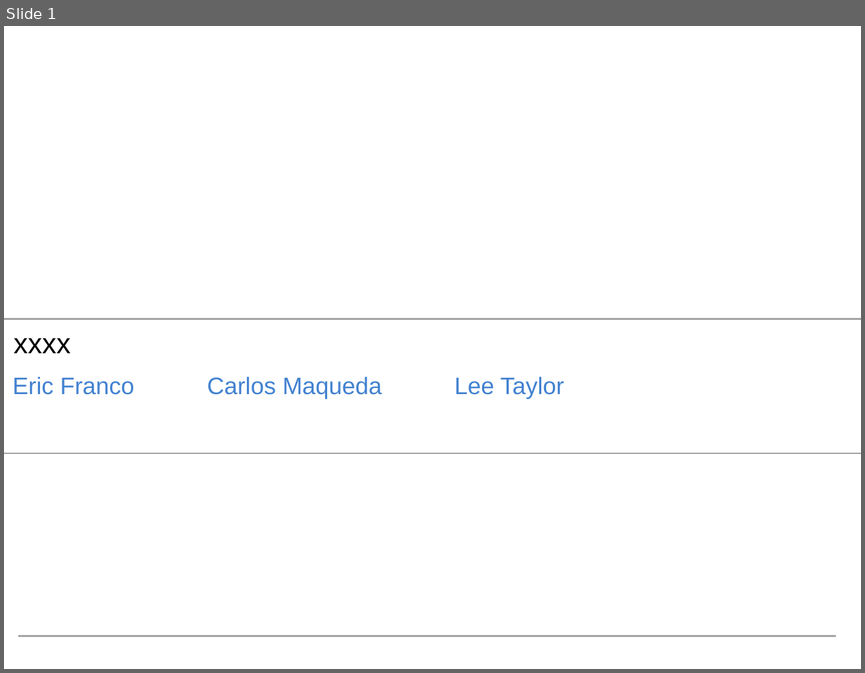
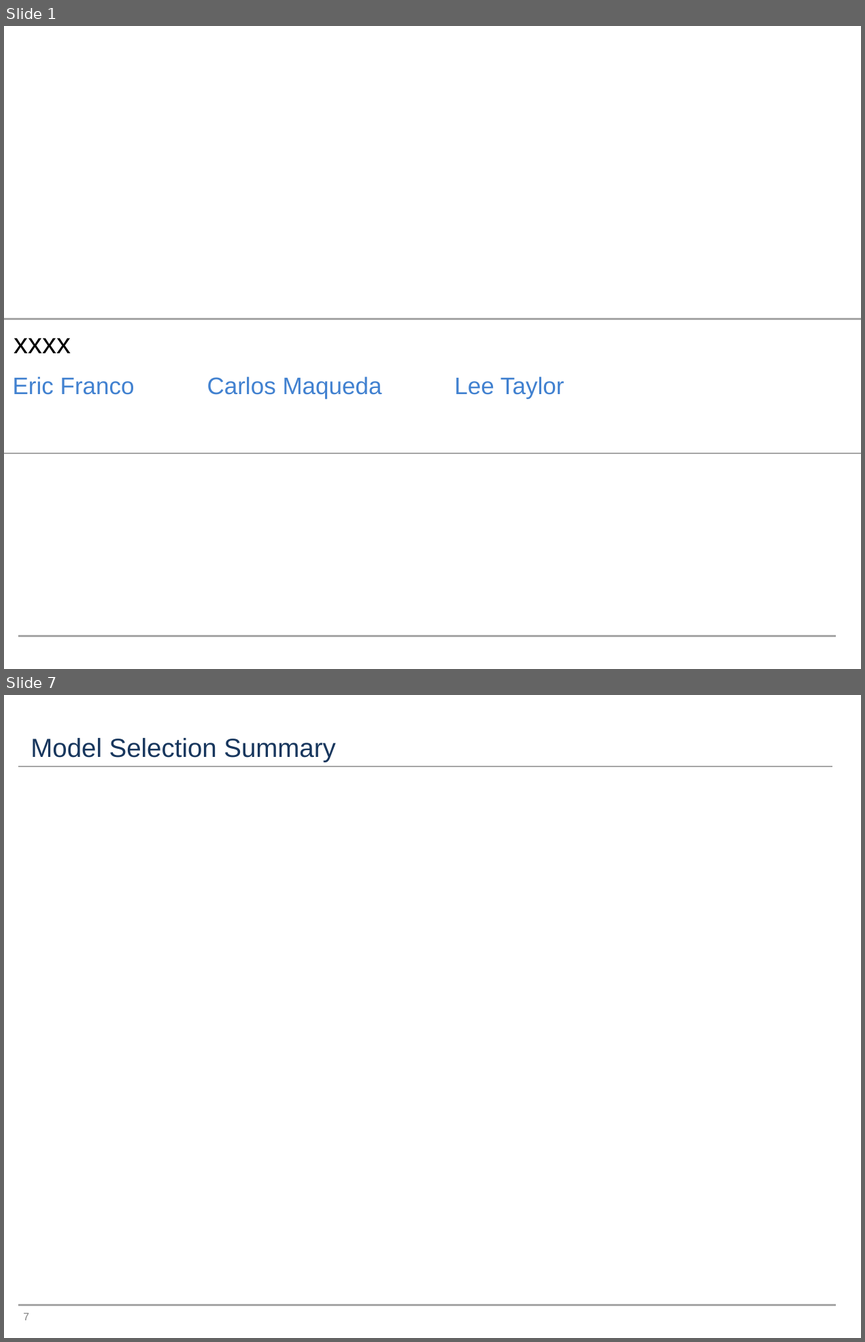
Before and after one commit to francoe/project_3, a slide deck: project_3_presentation.pptx. Shown one above the other, each under a label of ours: slide 1 before the commit, slides 1 and 7 after it; the slides between them are not shown. The pictures are 865x673 and 865x1342 pixels, drawn with LibreOffice and Linux fonts; fonts in the diff are those of the drawing. Boxes give left, top, right and bottom in pixels: in the first picture for what was removed or moved away, otherwise in the second. Text is boxed around its words. In the diff, an @@ line names an element or a change of style, - is before the commit and + after.

```diff
--- a/project_3_presentation.pptx
+++ b/project_3_presentation.pptx
@@ slide 7 added at [4,695,861,1338], background #FFFFFF; not listed: 1 template element that a slide beside it also shows @@
@@ title added at [31,738,335,762], 22 pt, text #17365D @@
+Model Selection Summary
@@ line added from (18, 766) to (832, 766), #A6A6A6 1.5 pt @@
@@ page number added at [23,1312,29,1320], 9 pt, text #808080 @@
+7
```
Also in this commit, not shown: 1 slide changed, 6 other slides added, 3 slides removed, 1 other file.
